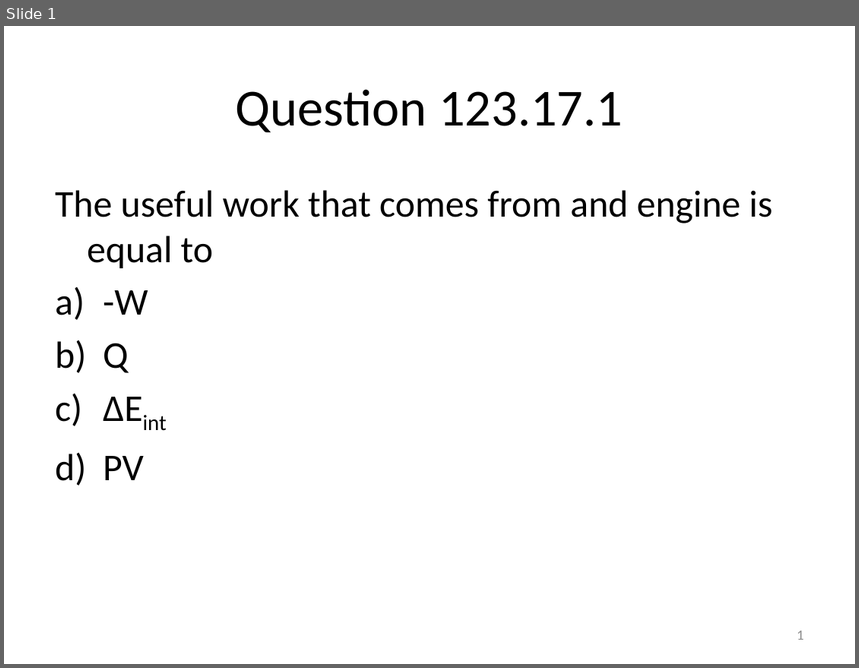
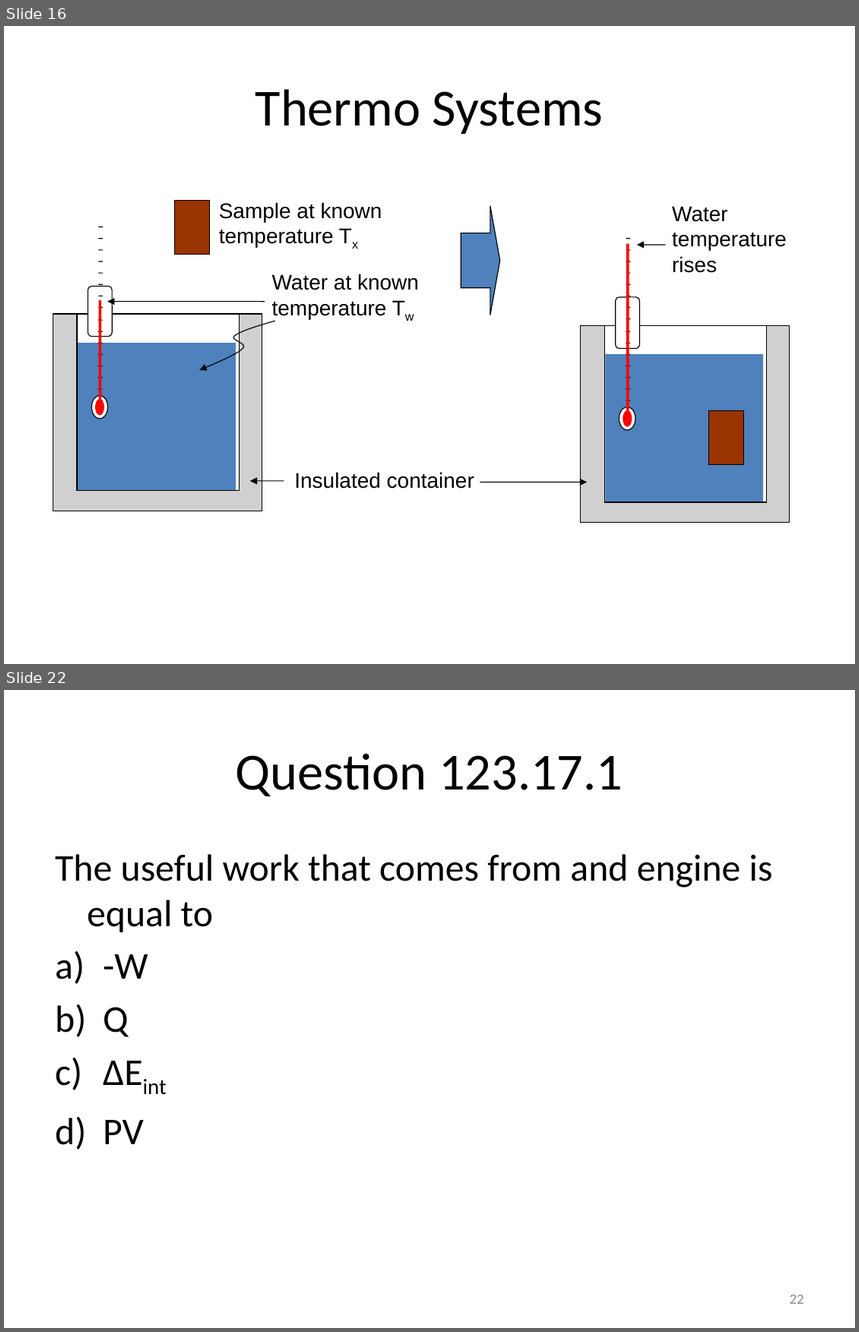
Before and after one commit to rtlines/Introductory-Physics-II, a slide deck: Lecture_Slides/PH 123 Lecture 33.pptx. Shown one above the other, each under a label of ours: slide 1 before the commit, slides 16 and 22 after it; the slides between them are not shown. The pictures are 859x668 and 859x1332 pixels, drawn with LibreOffice and Linux fonts; fonts in the diff are those of the drawing; grey boxes stand for pictures. Boxes give left, top, right and bottom in pixels: in the first picture for what was removed or moved away, otherwise in the second. Text is boxed around its words. In the diff, an @@ line names an element or a change of style, - is before the commit and + after.

```diff
--- a/Lecture_Slides/PH 123 Lecture 33.pptx
+++ b/Lecture_Slides/PH 123 Lecture 33.pptx
@@ slide 16 added at (4, 26, 855, 664), background #FFFFFF @@
@@ title added at (256, 89, 604, 134), 44 pt, text #000000 @@
+Thermo Systems
@@ group added at (53, 201, 790, 523): 32 lines, 8 rectangles, 4 ellipses, 4 texts, 4 arrows, 2 pictures, 2 rounded rectangles, 1 freeform shape, 1 right arrow @@
+Sample at known temperature Tx
+Water at known temperature Tw
+Insulated container
+Water temperature rises
@@ what was slide 1 is now slide 22 @@
@@ page number at (790, 1295, 804, 1304): text changed @@
-1
+22
```
Also in this commit, not shown: 20 other slides added, 31 other files.
